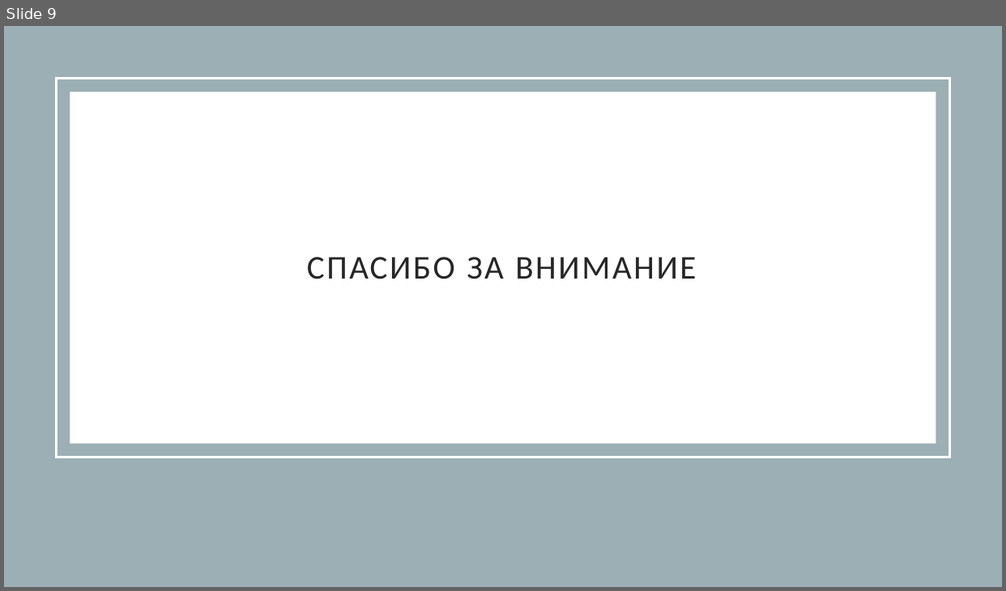
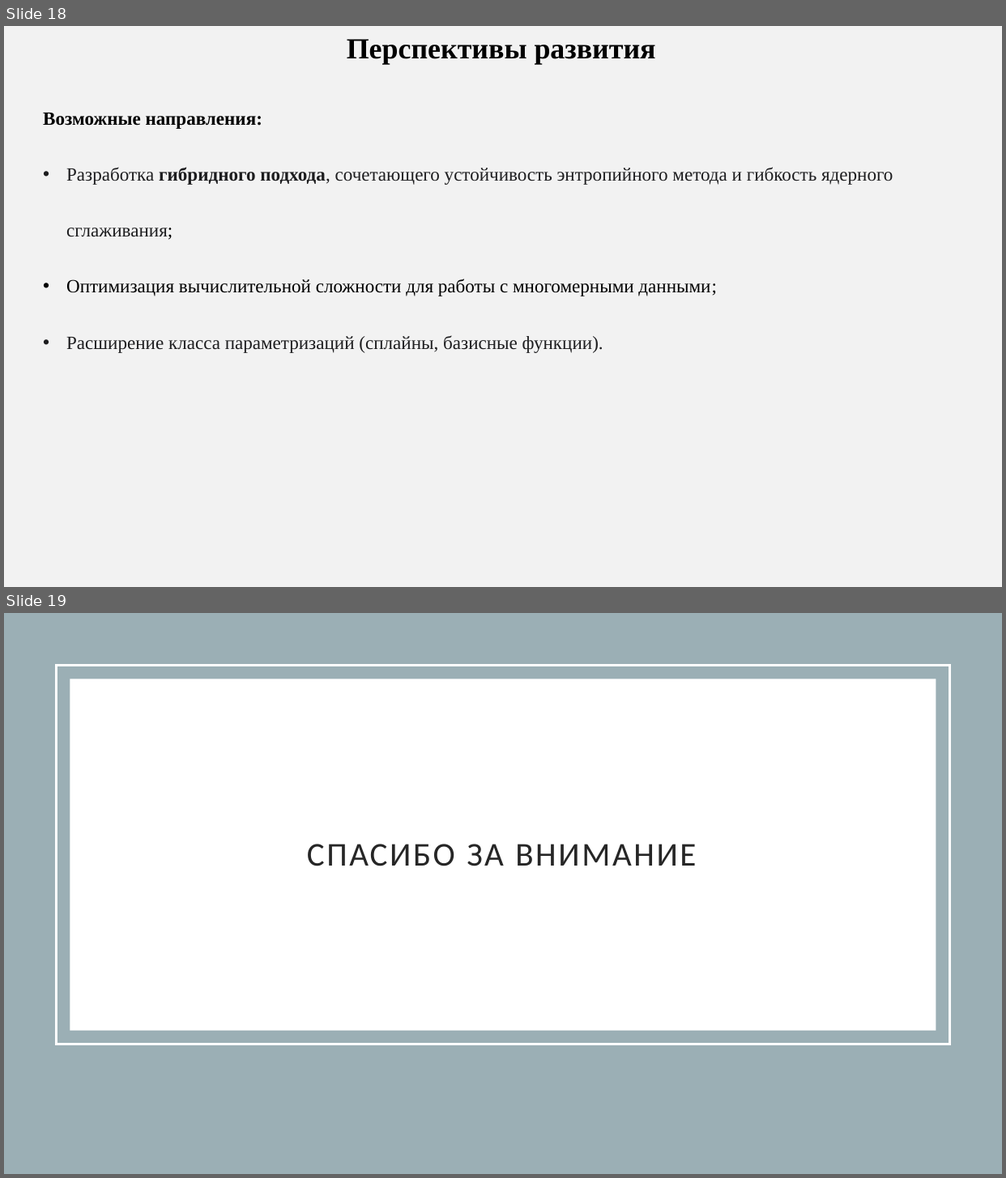
Before and after one commit to AnfimovAleksandr/mag_diploma, a slide deck: Тезис_для_конференции/Anfimov_tezis.pptx. Shown one above the other, each under a label of ours: slide 9 before the commit, slides 18 and 19 after it. The pictures are 1006x591 and 1006x1178 pixels, drawn with LibreOffice and Linux fonts; fonts in the diff are those of the drawing. Boxes give left, top, right and bottom in pixels: in the first picture for what was removed or moved away, otherwise in the second. Text is boxed around its words. In the diff, an @@ line names an element or a change of style, - is before the commit and + after.

```diff
--- a/Тезис_для_конференции/Anfimov_tezis.pptx
+++ b/Тезис_для_конференции/Anfimov_tezis.pptx
@@ slide 18 added at (x1=4, y1=26, x2=1002, y2=587), background #F2F2F2 @@
@@ text added at (x1=347, y1=39, x2=656, y2=64), 28 pt, text #000000, bold @@
+Перспективы развития
@@ text added at (x1=43, y1=113, x2=893, y2=353), 18 pt, text #1D1D1F @@
+Возможные направления:
+• Разработка гибридного подхода, сочетающего устойчивость энтропийного метода и гибкость ядерного сглаживания;
+• Оптимизация вычислительной сложности для работы с многомерными данными;
+• Расширение класса параметризаций (сплайны, базисные функции).
@@ what was slide 9 is now slide 19 @@
```
Also in this commit, not shown: 5 slides changed, 10 other slides added, 1 slide removed, 11 other files.
